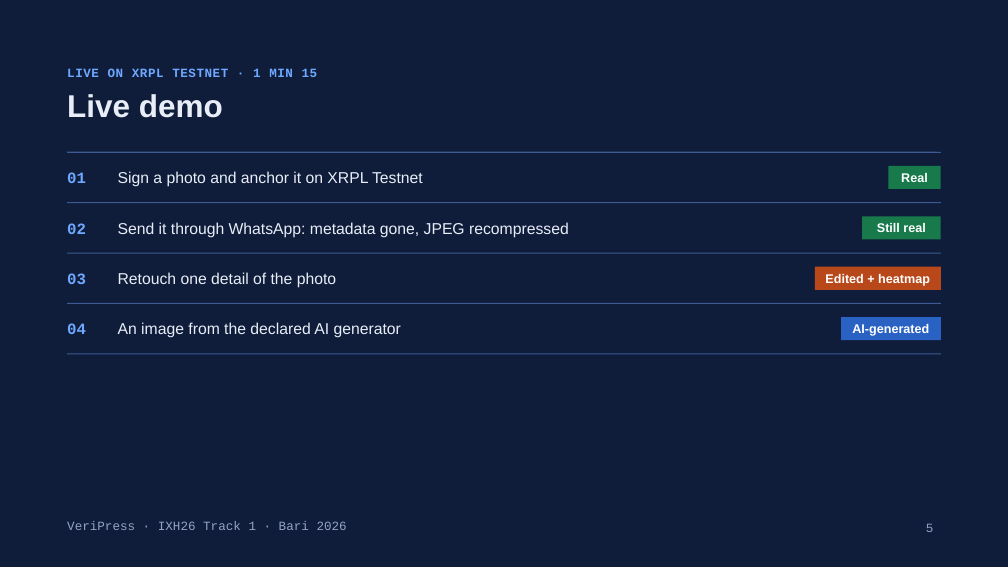
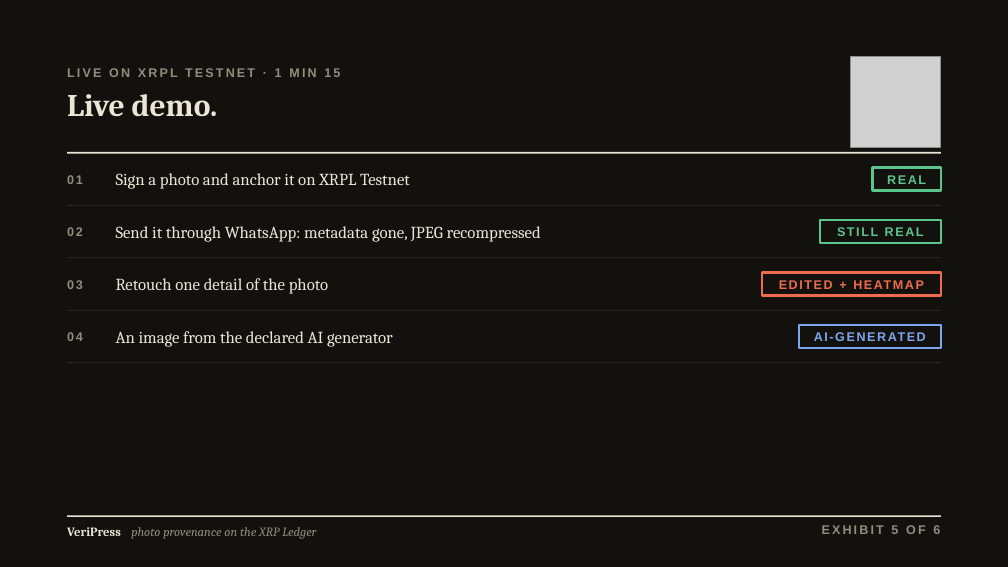
Before and after one commit to noegng/VeriPress, a slide deck: slide 5 of docs/VeriPress-pitch.pptx. Drawn at 1008x567 pixels with LibreOffice and Linux fonts; fonts in the diff are those of the drawing; grey boxes stand for pictures. Boxes give left, top, right and bottom in pixels: in the first picture for what was removed or moved away, otherwise in the second. Text is boxed around its words. In the diff, an @@ line names an element or a change of style, - is before the commit and + after.

Commit message:
Pitch v3: deck in the front end's expert-report style (paper, serif, seal), cover = app question + real certificate

```diff
--- a/docs/VeriPress-pitch.pptx
+++ b/docs/VeriPress-pitch.pptx
@@ background #0F1D3A to #12110E @@
@@ picture added at [851,57,941,147] @@
@@ text "LIVE ON XRPL TESTNET · ..." at [67,68,340,77]: font Courier New to Arial, text colour #6EA8FF to #948C7C, letter spacing 0.5 to 2 pt @@
@@ title at [67,94,218,117]: text changed; font Arial to Cambria; text colour #E8EDF7 to #ECE5D6 @@
-Live demo
+Live demo.
@@ line (67, 153) - (941, 153): stroke #3D5A92 1 pt to #ECE5D6 1.5 pt @@
@@ rectangle "REAL": place and size @@
-rectangle "REAL" at [889,166,941,189]
+rectangle "REAL" at [873,168,941,191]
@@ rectangle "REAL" at [873,168,941,191]: fill #187A4B to none; outline none to #5CC48D 2.25 pt @@
@@ text in rectangle at [887,175,926,184]: text changed; text colour #FFFFFF to #5CC48D @@
-Real
+REAL
@@ line (67, 206) - (941, 206): stroke #3D5A92 1 pt to #34302A 0.75 pt @@
@@ rectangle "STILL REAL" at [820,220,941,243]: fill #187A4B to none; outline none to #5CC48D 2.25 pt @@
@@ rectangle "STILL REAL": place and size @@
-rectangle "STILL REAL" at [862,216,941,240]
+rectangle "STILL REAL" at [820,220,941,243]
@@ text in rectangle at [837,227,924,236]: text changed; text colour #FFFFFF to #5CC48D @@
-Still real
+STILL REAL
@@ line (67, 258) - (941, 258): stroke #3D5A92 1 pt to #34302A 0.75 pt @@
@@ rectangle "EDITED + HEATMAP": place and size @@
-rectangle "EDITED + HEATMAP" at [815,267,941,290]
+rectangle "EDITED + HEATMAP" at [762,272,941,296]
@@ rectangle "EDITED + HEATMAP" at [762,272,941,296]: fill #B8481A to none; outline none to #EF6B4F 2.25 pt @@
@@ text in rectangle at [825,274,930,286]: text changed; text colour #FFFFFF to #EF6B4F @@
-Edited + heatmap
+EDITED + HEATMAP
@@ size 15 to 12 pt, font Courier New to Arial, text colour #6EA8FF to #948C7C, letter spacing 0 to 1.5 pt in 4 elements at [67,175,83,184], [67,227,83,236], [67,280,83,289], [67,332,83,341] @@
@@ 3 lines: place and size @@
-3 lines at [67,203,941,303]
+3 lines at [67,206,941,310]
@@ line (67, 310) - (941, 310): stroke #3D5A92 1 pt to #34302A 0.75 pt @@
@@ size 15 to 16 pt, font Arial to Cambria, text colour #E8EDF7 to #ECE5D6 in 4 elements at [116,173,410,189], [116,226,541,242], [116,278,328,294], [116,331,393,347] @@
@@ rectangle "AI-GENERATED": place and size @@
-rectangle "AI-GENERATED" at [841,317,941,340]
+rectangle "AI-GENERATED" at [799,325,941,349]
@@ rectangle "AI-GENERATED" at [799,325,941,349]: fill #2A62C4 to none; outline none to #7EA6EF 2.25 pt @@
@@ text in rectangle at [852,324,929,336]: text changed; text colour #FFFFFF to #7EA6EF @@
-AI-generated
+AI-GENERATED
@@ 2 texts, 1 line: place and size @@
-2 texts, 1 line at [67,322,941,354]
+2 texts, 1 line at [67,331,941,363]
@@ line (67, 363) - (941, 363): stroke #3D5A92 1 pt to #34302A 0.75 pt @@
@@ text removed at [67,521,347,530] @@
-VeriPress · IXH26 Track 1 · Bari 2026
@@ line added from (67, 516) to (941, 516), #ECE5D6 1.5 pt @@
@@ text added at [67,527,121,536], 12 pt, text #ECE5D6, bold @@
+VeriPress
@@ text added at [131,527,316,539], 12 pt, text #948C7C, italic @@
+photo provenance on the XRP Ledger
@@ text added at [822,525,940,534], 12 pt, text #948C7C, bold @@
+EXHIBIT 5 OF 6
@@ page number removed at [926,524,934,532] @@
-5
```
Also in this commit, not shown: 5 other slides changed, 1 other file.
